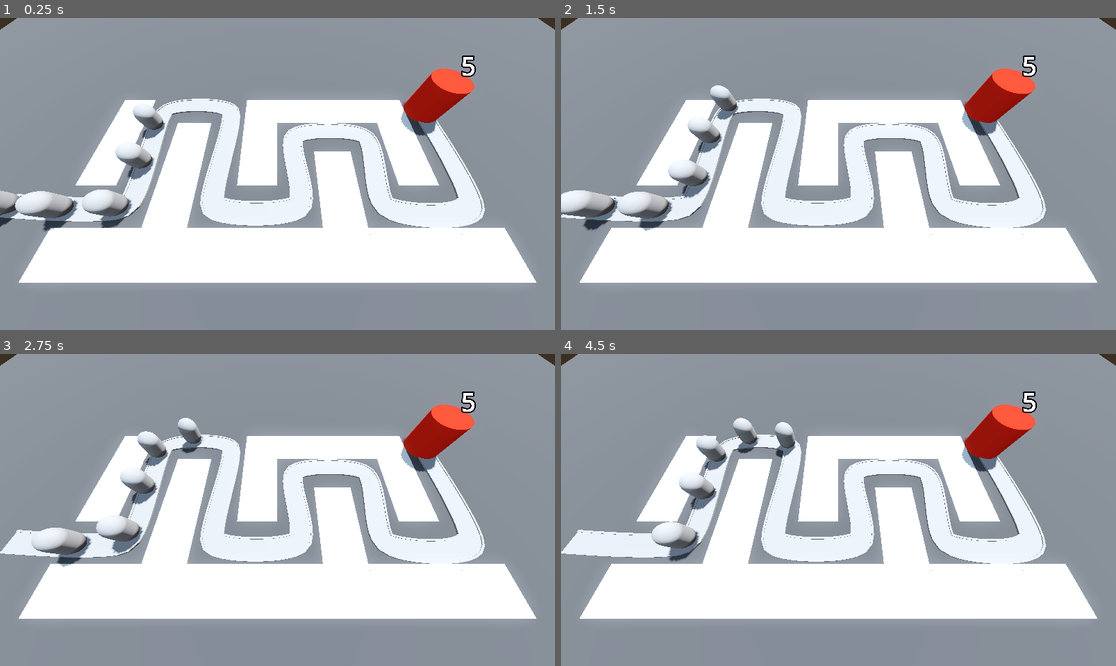
Above: before the commit, frames 1-4 (two rows, left to right).
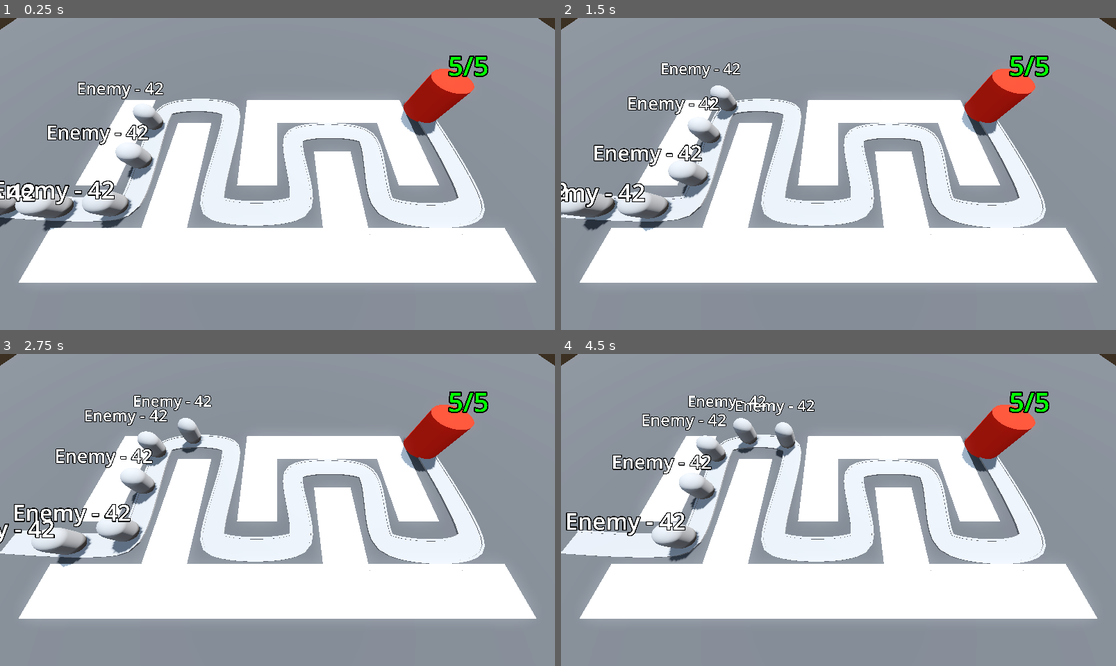
Above: after the commit, the same moments.

Repository: yrubner/TowerDefenseGD
Game: Godot game, scene res://BaseLevel.tscn
Two runs of this game, one before a commit and one after it. Both use one fixed random seed, a clock stepped at 60 frames per second and the inputs below.
Inputs:
- Up to frame 1 (0.25 s): no input
- Up to frame 2 (1.5 s): no input
- Up to frame 3 (2.75 s): no input
- Up to frame 4 (4.5 s): no input

The runs differ from the first frame. In frame 1, 1.8% of the frame differs, in the area x 0-88%, y 12-60%; in frame 2, 1.9%; in frame 3, 2.2%; in frame 4, 2.3%, in the area x 0-88%, y 12-59%.

Commit message:
Finished Lesson 41: Text, Strings and Colors

Diff:
--- a/Base/base.gd
+++ b/Base/base.gd
@@ -6,7 +6,8 @@
 	set(health_in):
 		current_health = health_in
 		print("health was changed")
-		label_3d.text = str(current_health)
+		label_3d.text = str(current_health) + "/" + str(max_health)
+		label_3d.modulate = Color.RED.lerp(Color.GREEN, float(current_health) / float(max_health))
 		if current_health < 1:
 			get_tree().reload_current_scene()
 
--- a/Enemy/enemy.gd
+++ b/Enemy/enemy.gd
@@ -1,8 +1,18 @@
 extends PathFollow3D
+
+@onready var entity_name_label: Label3D = $EntityNameLabel
 
 @export var speed: float = 2.5
 
 @onready var base = get_tree().get_first_node_in_group("base")
+
+var entity_name: String
+var cool_number: int
+
+func _ready() -> void:
+	entity_name = "Enemy"
+	cool_number = 42
+	entity_name_label.text = entity_name + " - " + str(cool_number)
 
 # Called every frame. 'delta' is the elapsed time since the previous frame.
 func _process(delta: float) -> void:
--- a/Enemy/enemy.tscn
+++ b/Enemy/enemy.tscn
@@ -14,3 +14,10 @@
 [node name="MeshInstance3D" type="MeshInstance3D" parent="."]
 transform = Transform3D(1, 0, 3.55271e-15, 0, 1, 0, -3.55271e-15, 0, 1, 0, 1.5, 0)
 mesh = SubResource("CapsuleMesh_g8oem")
+
+[node name="EntityNameLabel" type="Label3D" parent="."]
+transform = Transform3D(1, 0, 0, 0, 1, 0, 0, 0, 1, 0, 5, 0)
+billboard = 1
+text = "starting name"
+font_size = 300
+outline_size = 50
Not shown, changed: README.md
